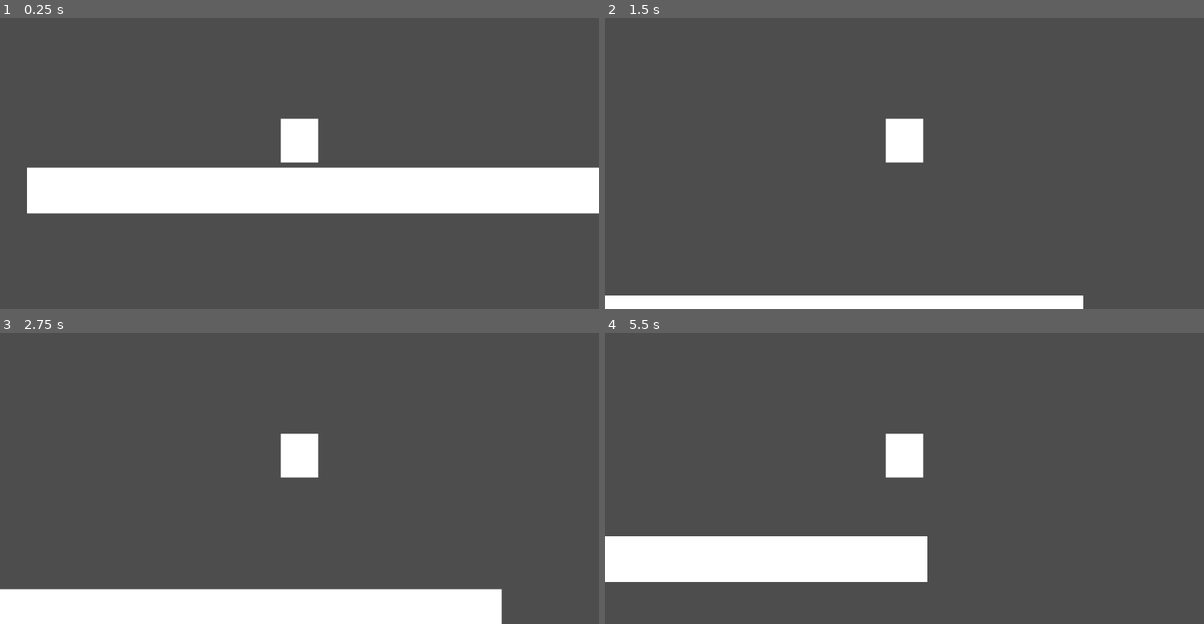
Above: before the commit, frames 1-4 (two rows, left to right).
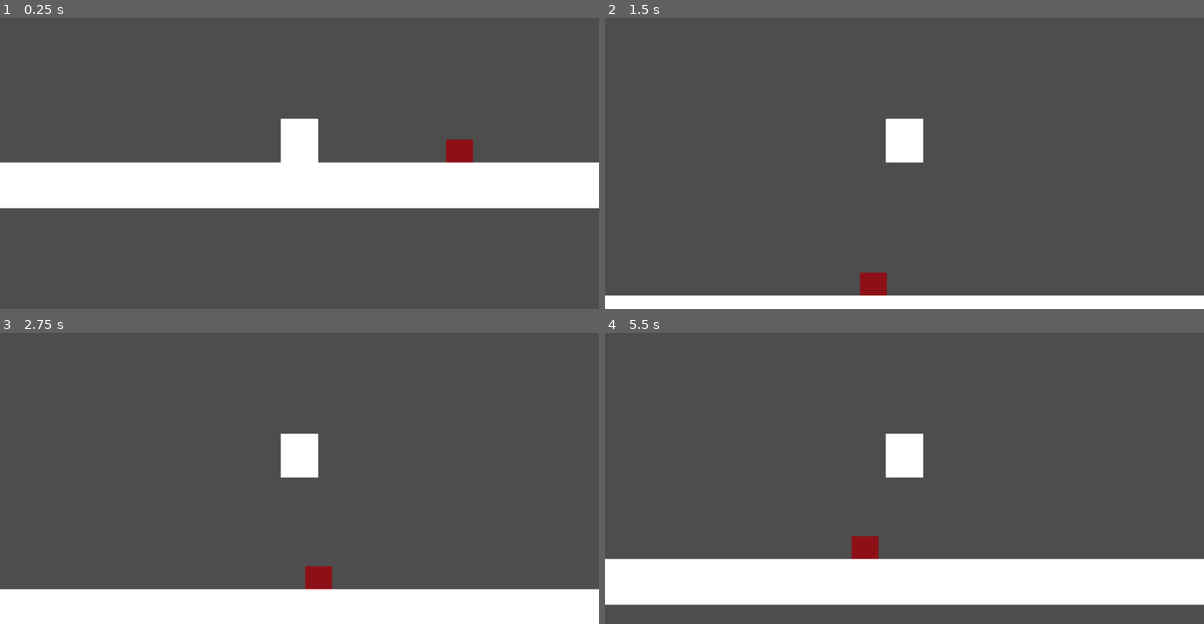
Above: after the commit, the same moments.

Repository: hstone-cell/Haden-Digitech-2026
Game: Godot game, scene res://Scenes/level.tscn
Two runs of this game, one before a commit and one after it. Both use one fixed random seed, a clock stepped at 60 frames per second and the inputs below. The project has no main scene, so this scene is started directly.
Inputs:
- Up to frame 1 (0.25 s): no input
- Up to frame 2 (1.5 s): hold Z (ui_shoot, bound only after the commit) 0.53-1.28 s; hold Right (ui_right) from 0.53 s (still down); tap Up (ui_up) at 0.77, 0.8, 1.07, 1.35 s
- Up to frame 3 (2.75 s): tap Up (ui_up) at 1.52, 1.82, 2.3 s; tap Z (ui_shoot, bound only after the commit) at 1.55 s; release Right (ui_right) at 2.03 s; hold Left (ui_left) from 2.03 s (still down); hold Z (ui_shoot, bound only after the commit) from 2.03 s (still down)
- Up to frame 4 (5.5 s): release Left (ui_left) at 2.78 s; release Z (ui_shoot, bound only after the commit) at 2.78 s; hold Right (ui_right) 2.78-4.28 s; tap Z (ui_shoot, bound only after the commit) at 2.85, 4.35 s; tap Up (ui_up) at 3.02, 3.32, 3.6, 3.77, 4.07, 4.52, 4.82, 5.3 s; hold Left (ui_left) 4.28-5.03 s; hold Right (ui_right) from 5.03 s (still down); hold Z (ui_shoot, bound only after the commit) from 5.03 s (still down)

The runs differ from the first frame. In frame 1, 5.0% of the frame differs, in the area x 0-100%, y 41-68%; in frame 2, 1.3%; in frame 3, 2.3%; in frame 4, 16%, in the area x 0-100%, y 69-94%.

Commit message:
Enemy movement
Added other components as well however these will be deleted

Diff:
--- /dev/null
+++ b/no-man's-land/Scenes/bullet.tscn
@@ -0,0 +1,18 @@
+[gd_scene format=3 uid="uid://btgjdgom1kl1c"]
+
+[ext_resource type="Script" uid="uid://08874rs0m1g7" path="res://Scripts/bullet.gd" id="1_xjght"]
+
+[sub_resource type="RectangleShape2D" id="RectangleShape2D_4mw4s"]
+size = Vector2(46, 20)
+
+[node name="Area2D" type="Area2D" unique_id=767067422]
+script = ExtResource("1_xjght")
+
+[node name="CollisionShape2D" type="CollisionShape2D" parent="." unique_id=109264585]
+shape = SubResource("RectangleShape2D_4mw4s")
+
+[node name="ColorRect" type="ColorRect" parent="CollisionShape2D" unique_id=2138566139]
+offset_left = -23.0
+offset_top = -10.0
+offset_right = 23.0
+offset_bottom = 10.0
--- /dev/null
+++ b/no-man's-land/Scenes/enemy.tscn
@@ -0,0 +1,44 @@
+[gd_scene format=3 uid="uid://brfbm10vgyfvb"]
+
+[ext_resource type="Script" uid="uid://wnywd8qv4ita" path="res://Scripts/enemy.gd" id="1_hghv2"]
+[ext_resource type="PackedScene" uid="uid://btgjdgom1kl1c" path="res://Scenes/bullet.tscn" id="2_1f0kj"]
+
+[sub_resource type="RectangleShape2D" id="RectangleShape2D_ne65n"]
+size = Vector2(51, 44)
+
+[sub_resource type="RectangleShape2D" id="RectangleShape2D_hghv2"]
+size = Vector2(54, 46)
+
+[node name="CharacterBody2D" type="CharacterBody2D" unique_id=2146601599 node_paths=PackedStringArray("pivot", "bullet_spawn", "bullet_timer") groups=["enemy"]]
+script = ExtResource("1_hghv2")
+pivot = NodePath("Node2D")
+bullet_spawn = NodePath("Node2D/Marker2D")
+bullet_scene = ExtResource("2_1f0kj")
+bullet_timer = NodePath("Timer")
+
+[node name="CollisionShape2D" type="CollisionShape2D" parent="." unique_id=1810568997]
+shape = SubResource("RectangleShape2D_ne65n")
+
+[node name="ColorRect" type="ColorRect" parent="CollisionShape2D" unique_id=546352589]
+offset_left = -26.0
+offset_top = -22.0
+offset_right = 26.0
+offset_bottom = 22.0
+color = Color(0.5568628, 0.0627451, 0.09019608, 1)
+
+[node name="Node2D" type="Node2D" parent="." unique_id=1579612434]
+
+[node name="Marker2D" type="Marker2D" parent="Node2D" unique_id=1424499545]
+
+[node name="Area2D" type="Area2D" parent="." unique_id=1616990913]
+
+[node name="CollisionShape2D" type="CollisionShape2D" parent="Area2D" unique_id=121400332]
+shape = SubResource("RectangleShape2D_hghv2")
+
+[node name="Timer" type="Timer" parent="." unique_id=1781380807]
+one_shot = true
+
+[node name="RayCast2D" type="RayCast2D" parent="." unique_id=1815959931]
+target_position = Vector2(-87, 0)
+
+[connection signal="body_entered" from="Area2D" to="." method="_damage_player"]
--- a/no-man's-land/Scenes/level.tscn
+++ b/no-man's-land/Scenes/level.tscn
@@ -1,25 +1,41 @@
 [gd_scene format=3 uid="uid://ducughbd48sif"]
 
+[ext_resource type="Script" uid="uid://bqw3vyge4d5tj" path="res://Scripts/level.gd" id="1_6phgx"]
+[ext_resource type="PackedScene" uid="uid://brfbm10vgyfvb" path="res://Scenes/enemy.tscn" id="1_k5f4k"]
 [ext_resource type="PackedScene" uid="uid://dfxn4lets8vwc" path="res://Scenes/player.tscn" id="1_tumq0"]
 
 [sub_resource type="RectangleShape2D" id="RectangleShape2D_5xgho"]
-size = Vector2(1152, 88)
+size = Vector2(4203, 88)
 
-[node name="Node2D" type="Node2D" unique_id=1356729191]
+[node name="Node2D" type="Node2D" unique_id=1356729191 node_paths=PackedStringArray("spawn_point")]
+script = ExtResource("1_6phgx")
+spawn_point = NodePath("Marker2D")
+enemy_scene = ExtResource("1_k5f4k")
 
 [node name="StaticBody2D" type="StaticBody2D" parent="." unique_id=1392472844]
 
 [node name="CollisionShape2D" type="CollisionShape2D" parent="StaticBody2D" unique_id=1103173636]
-position = Vector2(576, 605)
+position = Vector2(522.5, 605)
 shape = SubResource("RectangleShape2D_5xgho")
 
 [node name="ColorRect" type="ColorRect" parent="StaticBody2D/CollisionShape2D" unique_id=1827984137]
-offset_left = -576.0
+offset_left = -2101.5
 offset_top = -44.0
-offset_right = 577.0
+offset_right = 2101.5
 offset_bottom = 44.0
 
 [node name="CharacterBody2D" parent="." unique_id=609576188 instance=ExtResource("1_tumq0")]
-position = Vector2(524, 480)
+position = Vector2(558, 513)
 
 [node name="Camera2D" type="Camera2D" parent="CharacterBody2D" unique_id=688703981]
+
+[node name="CharacterBody2D2" parent="." unique_id=2146601599 instance=ExtResource("1_k5f4k")]
+position = Vector2(881, 531)
+
+[node name="Timer" type="Timer" parent="." unique_id=818320470]
+wait_time = 5.0
+autostart = true
+
+[node name="Marker2D" type="Marker2D" parent="." unique_id=265097407]
+
+[connection signal="timeout" from="Timer" to="." method="_spawn_enemy"]
--- a/no-man's-land/Scenes/player.tscn
+++ b/no-man's-land/Scenes/player.tscn
@@ -1,12 +1,19 @@
 [gd_scene format=3 uid="uid://dfxn4lets8vwc"]
 
 [ext_resource type="Script" uid="uid://cs2ly6q8nylls" path="res://Scripts/player.gd" id="1_v0iea"]
+[ext_resource type="PackedScene" uid="uid://btgjdgom1kl1c" path="res://Scenes/bullet.tscn" id="2_cvnsp"]
 
 [sub_resource type="RectangleShape2D" id="RectangleShape2D_cvnsp"]
 size = Vector2(72, 84)
 
-[node name="CharacterBody2D" type="CharacterBody2D" unique_id=609576188]
+[sub_resource type="RectangleShape2D" id="RectangleShape2D_v0iea"]
+size = Vector2(74, 86)
+
+[node name="CharacterBody2D" type="CharacterBody2D" unique_id=609576188 node_paths=PackedStringArray("bullet_spawn", "bullet_timer") groups=["player"]]
 script = ExtResource("1_v0iea")
+bullet_spawn = NodePath("Node2D/Marker2D")
+bullet_scene = ExtResource("2_cvnsp")
+bullet_timer = NodePath("Timer")
 
 [node name="CollisionShape2D" type="CollisionShape2D" parent="." unique_id=1673565749]
 shape = SubResource("RectangleShape2D_cvnsp")
@@ -16,3 +23,19 @@
 offset_top = -42.0
 offset_right = 36.0
 offset_bottom = 42.0
+
+[node name="Area2D" type="Area2D" parent="." unique_id=1874329734]
+
+[node name="CollisionShape2D" type="CollisionShape2D" parent="Area2D" unique_id=996059391]
+shape = SubResource("RectangleShape2D_v0iea")
+
+[node name="Node2D" type="Node2D" parent="." unique_id=1398859633]
+
+[node name="Marker2D" type="Marker2D" parent="Node2D" unique_id=200894307]
+
+[node name="Timer" type="Timer" parent="." unique_id=594091295]
+wait_time = 0.2
+one_shot = true
+
+[connection signal="area_entered" from="Area2D" to="." method="_on_area_entered"]
+[connection signal="area_entered" from="Area2D" to="." method="_on_area_damager_entered"]
--- /dev/null
+++ b/no-man's-land/Scripts/bullet.gd
@@ -0,0 +1,17 @@
+extends Area2D
+
+@export var speed: float = 1000.0
+var direction: int = 1
+# Called when the node enters the scene tree for the first time.
+func _ready() -> void:
+	pass # Replace with function body.
+
+
+# Called every frame. 'delta' is the elapsed time since the previous frame.
+func _process(delta: float) -> void:
+	position.x += speed * direction * delta
+
+func _on_body_entered(body: Node2D) -> void:
+	if body.is_in_group("enemy"):
+		body.take_damage()
+		queue_free()
--- /dev/null
+++ b/no-man's-land/Scripts/enemy.gd
@@ -0,0 +1,91 @@
+extends CharacterBody2D
+
+var speed: float = 150
+var JUMP_VELOCITY: = -500
+var gravity: float = 900
+var shoot_range: float = 300
+var player: CharacterBody2D
+var health: int = 3
+
+
+@export var pivot: Node2D
+@onready var raycast = $RayCast2D
+@export var bullet_spawn: Marker2D
+@export var bullet_scene: PackedScene
+@export var bullet_timer: Timer
+
+var direction
+
+func _ready() -> void:
+	for node in get_tree().get_nodes_in_group("player"):
+		player = node
+
+
+func _physics_process(delta: float) -> void:
+
+
+
+	if not is_on_floor():
+		velocity.y += gravity * delta
+
+	if is_on_floor():
+		if direction:
+			velocity.x = direction * speed
+			if direction != pivot.scale.x:
+				pivot.scale.x = direction
+
+		else:
+			velocity.x = move_toward(velocity.x, 0, speed)
+
+		var relative_position = player.global_position - global_position
+		if relative_position.x < 0:
+			direction = -1
+		else:
+			direction = 1
+
+	move_and_slide()
+
+func take_damage() -> void:
+	if health > 1:
+		health -= 1
+	else:
+		queue_free()
+
+
+
+func _damage_player(body: Node2D) -> void:
+	if body == player:
+		player.take_damage()
+
+
+
+
+func can_see_player():
+	raycast.target_position = player.global_position - global_position
+	raycast.force_raycast_update()
+
+	if raycast.is_colliding():
+		return raycast.get_collider().is_in_group("player")
+
+	return false
+
+
+@export var shoot_cooldown = 1.5
+
+var can_shoot = true
+
+func _shoot() -> void:
+	var bullet = bullet_scene.instantiate()
+	bullet.global_position = bullet_spawn.global_position
+	add_sibling(bullet)
+	can_shoot = false
+	bullet_timer.start()
+
+func _process(delta):
+	if player == null:
+		return
+
+	var distance = global_position.distance_to(player.global_position)
+
+	if distance <= shoot_range and can_shoot and can_see_player():
+		_shoot()
--- /dev/null
+++ b/no-man's-land/Scripts/level.gd
@@ -0,0 +1,11 @@
+extends Node2D
+
+@export var spawn_point: Marker2D
+@export var enemy_scene: PackedScene
+
+
+
+func _spawn_enemy() -> void:
+	var enemy = enemy_scene.instantiate()
+	enemy.global_position = spawn_point.global_position
+	add_child(enemy)
--- a/no-man's-land/Scripts/player.gd
+++ b/no-man's-land/Scripts/player.gd
@@ -1,20 +1,66 @@
 extends CharacterBody2D
 
-const JUMP_Velocity = -700.0
 const SPEED = 300.0
+const JUMP_VELOCITY = -700.0
+var score: int = 0
+var can_shoot: bool = true
+var facing_direction = 1
+var health: int = 10
+
+@export var bullet_spawn: Marker2D
+@export var bullet_scene: PackedScene
+@export var bullet_timer: Timer
+@export var health_ui: ProgressBar
+
+
 
 func _physics_process(delta: float) -> void:
-		if not is_on_floor():
-			velocity += get_gravity() * delta
-
-		if Input.is_action_just_pressed("ui_up") and is_on_floor():
-			velocity.y = JUMP_Velocity
-
-		var direction := Input.get_axis("ui_left", "ui_right")
-		if direction:
-			velocity.x = direction * SPEED
-		else:
-			velocity.x = move_toward(velocity.x, 0, SPEED)
+	# Add the gravity.
+	if not is_on_floor():
+		velocity += get_gravity() * delta
 
 
-		move_and_slide()
+	# Handle jump.
+	if Input.is_action_just_pressed("ui_up") and is_on_floor():
+		velocity.y = JUMP_VELOCITY
+
+	var direction := Input.get_axis("ui_left", "ui_right")
+	if direction:
+		velocity.x = direction * SPEED
+	else:
+		velocity.x = move_toward(velocity.x, 0, SPEED)
+
+	if Input.is_action_pressed("ui_shoot") and can_shoot:
+		_shoot()
+
+	var input_dir = Input.get_axis("ui_left", "ui_right")
+	if input_dir != 0:
+		facing_direction = input_dir
+
+
+	move_and_slide()
+
+
+
+
+
+func _shoot() -> void:
+	var bullet = bullet_scene.instantiate()
+	bullet.global_position = bullet_spawn.global_position
+	bullet.position = position + Vector2(20 * facing_direction, 0)
+	bullet.direction = facing_direction
+	add_sibling(bullet)
+	can_shoot = false
+	bullet_timer.start()
+
+
+
+
+func _bullet() -> void:
+	can_shoot = true
+
+func take_damage() -> void:
+	if health > 1:
+		health -= 1
+	else:
+		get_tree().call_deferred("reload_current_scene")
--- a/no-man's-land/project.godot
+++ b/no-man's-land/project.godot
@@ -40,6 +40,11 @@
 , Object(InputEventKey,"resource_local_to_scene":false,"resource_name":"","device":-1,"window_id":0,"alt_pressed":false …(186 unchanged characters)…
 ]
 }
+ui_shoot={
+"deadzone": 0.2,
+"events": [Object(InputEventKey,"resource_local_to_scene":false,"resource_name":"","device":-1,"window_id":0,"alt_pressed":false,"shift_pressed":false,"ctrl_pressed":false,"meta_pressed":false,"pressed":false,"keycode":0,"physical_keycode":90,"key_label":0,"unicode":122,"location":0,"echo":false,"script":null)
+]
+}
 
 [physics]
 
Not shown, added: no-man's-land/Scripts/bullet.gd.uid
Not shown, added: no-man's-land/Scripts/enemy.gd.uid
Not shown, added: no-man's-land/Scripts/level.gd.uid
